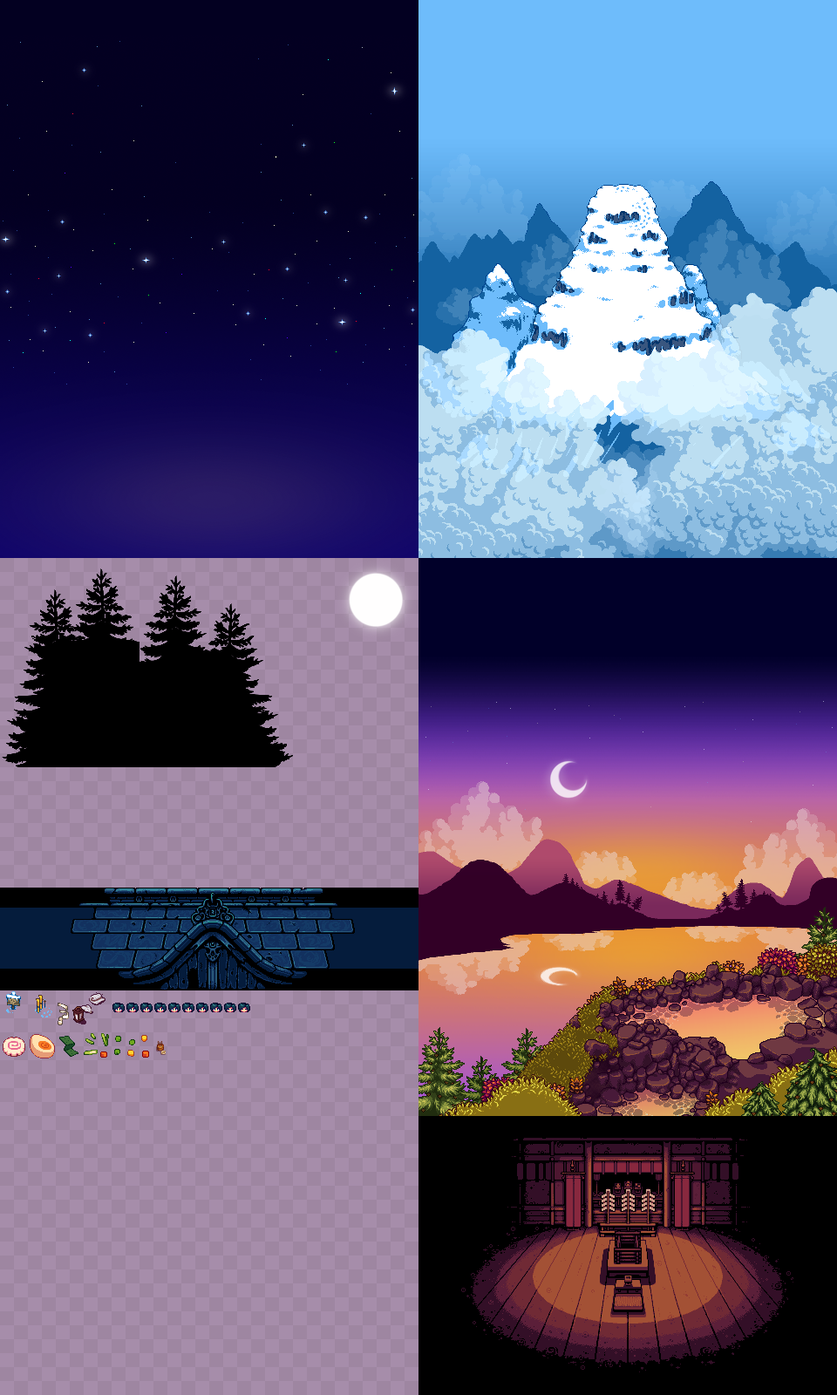
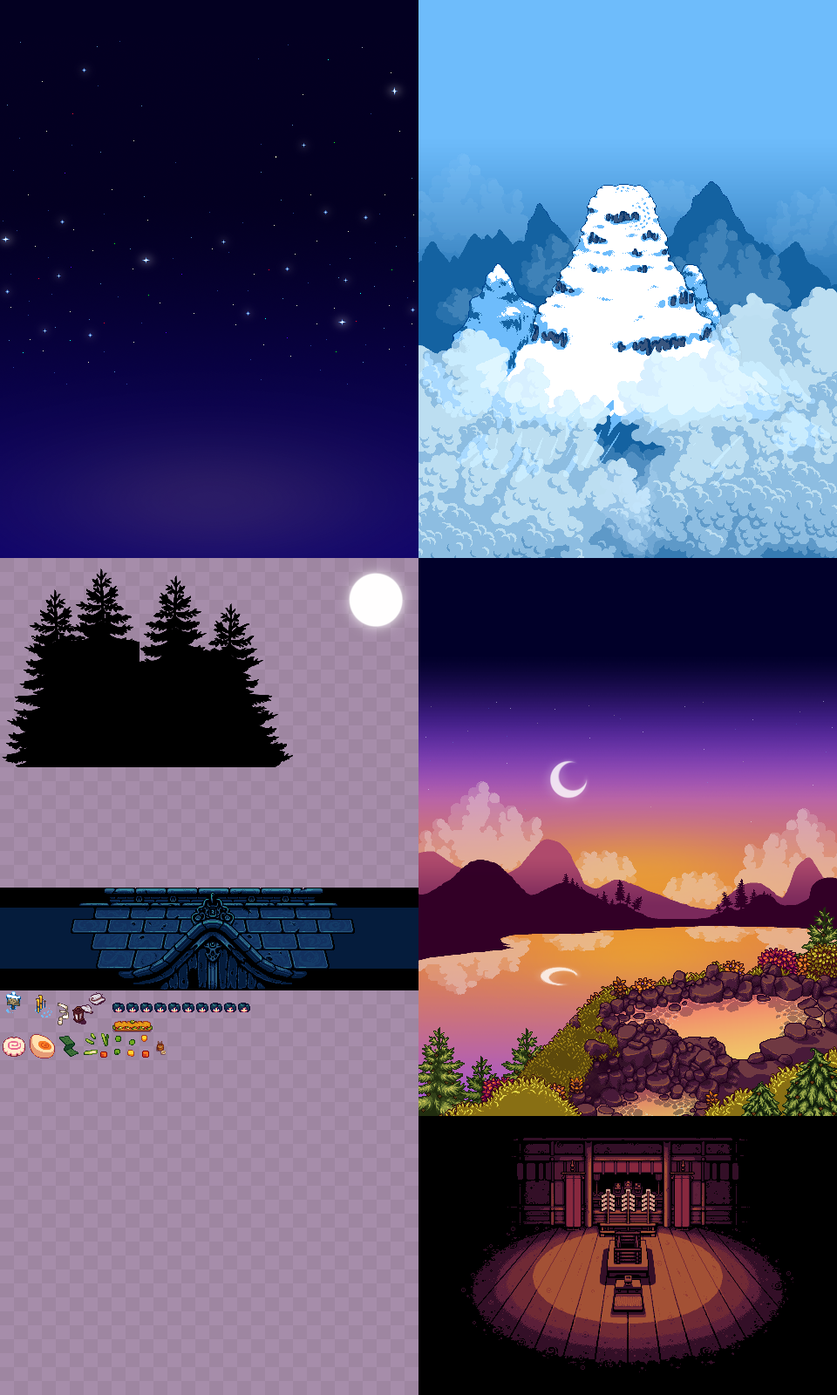
Layer changes from the first (837, 1395) image to the second:
added layer "ami's sandwich" in group "ramen" over left=112, top=1020, right=153, bottom=1032
added layer "sando shadow" (35%) in group "ramen" over left=112, top=1024, right=152, bottom=1033
